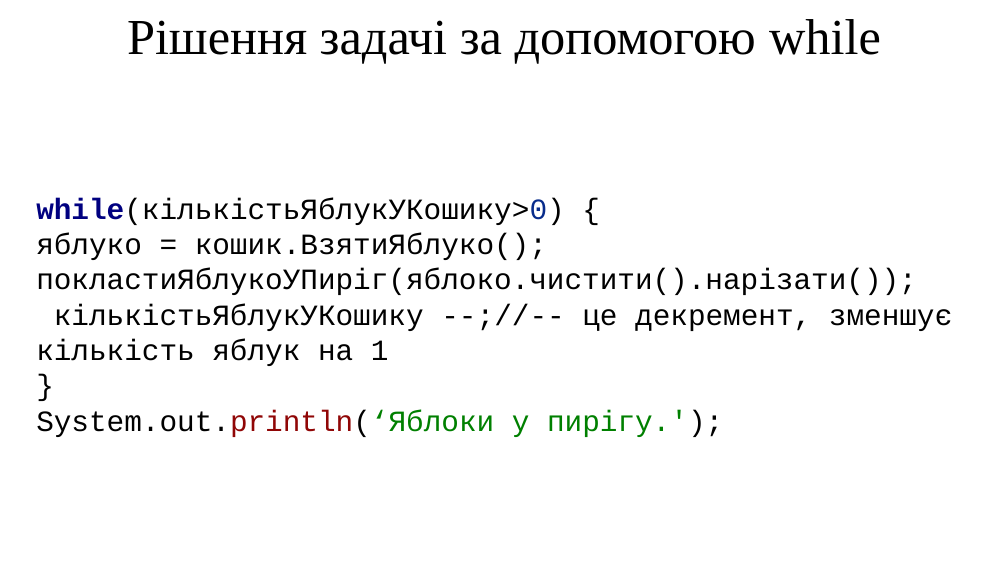
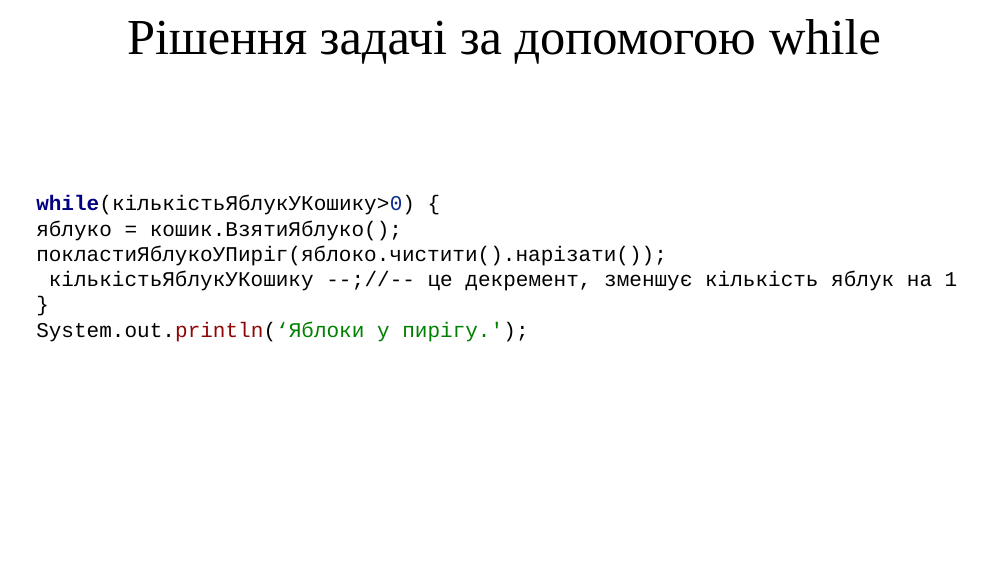
Before and after one commit to arg3ntuum/JavaCourse, a slide deck: slide 4 of Java Урок 4 for while.pptx (slide 3 before the commit). Drawn at 1008x567 pixels with LibreOffice and Linux fonts; fonts in the diff are those of the drawing. Boxes give left, top, right and bottom in pixels: in the first picture for what was removed or moved away, otherwise in the second. Text is boxed around its words. In the diff, an @@ line names an element or a change of style, - is before the commit and + after.

```diff
--- a/Java Урок 4 for while.pptx
+++ b/Java Урок 4 for while.pptx
@@ text "while(кількістьЯблукУКошику>0) {" at (x1=36, y1=195, x2=958, y2=342): size 28 to 20 pt @@
```
Also in this commit, not shown: 3 other slides changed, 5 other files.
